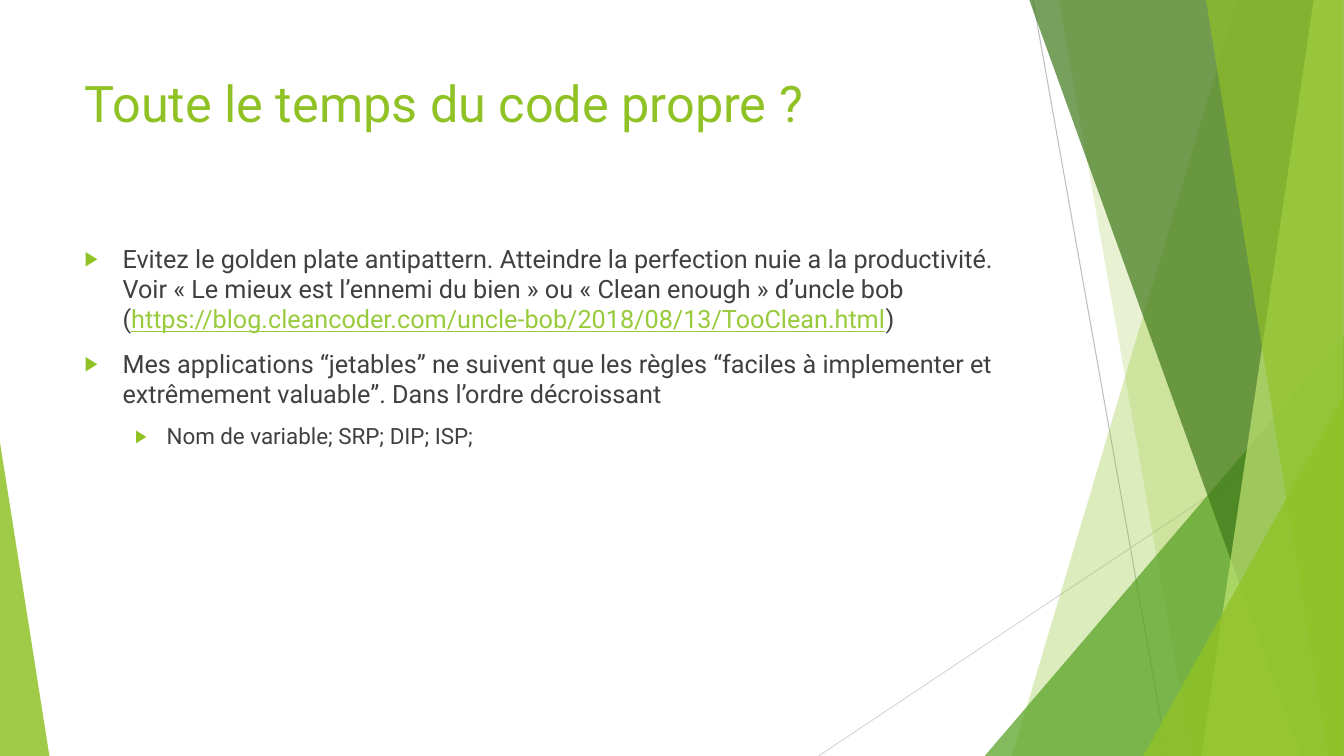
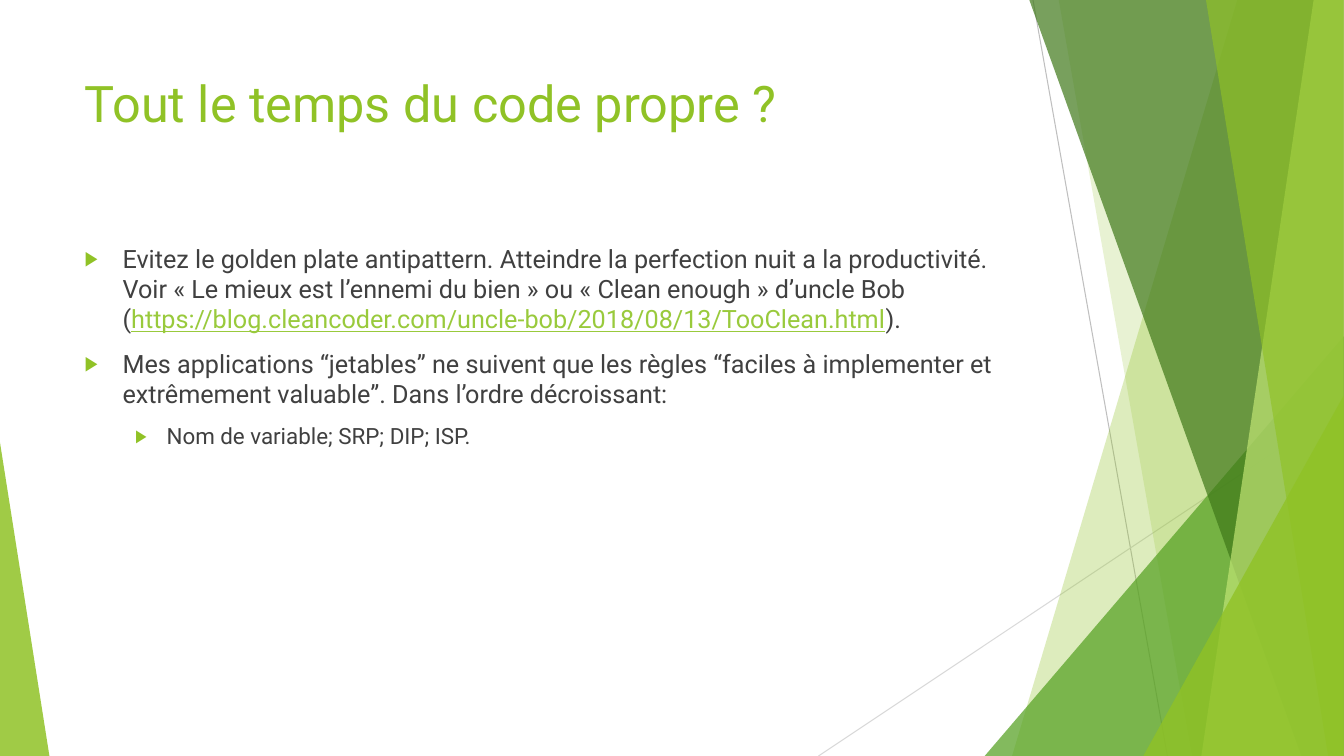
Before and after one commit to worming004/SimpleIsNotEasy, a slide deck: slide 26 of PPT/Easy != Simple.pptx. Drawn at 1344x756 pixels with LibreOffice and Linux fonts; fonts in the diff are those of the drawing. Boxes give left, top, right and bottom in pixels: in the first picture for what was removed or moved away, otherwise in the second. Text is boxed around its words. In the diff, an @@ line names an element or a change of style, - is before the commit and + after.

```diff
--- a/PPT/Easy != Simple.pptx
+++ b/PPT/Easy != Simple.pptx
@@ title at (x1=85, y1=84, x2=740, y2=133): text changed @@
-Toute le temps du code propre ?
+Tout le temps du code propre ?
@@ text at (x1=123, y1=249, x2=992, y2=447): text changed @@
-▶ Evitez le golden plate antipattern. Atteindre la perfection nuie a la productivité. Voir « Le mieux est l’ennemi du bien » ou « Clean enough » d’uncle bob (https://blog.cleancoder.com/uncle-bob/2018/08/13/TooClean.html)
-▶ Mes applications “jetables” ne suivent que les règles “faciles à implementer et extrêmement valuable”. Dans l’ordre décroissant
-  ▶ Nom de variable; SRP; DIP; ISP;
+▶ Evitez le golden plate antipattern. Atteindre la perfection nuit a la productivité. Voir « Le mieux est l’ennemi du bien » ou « Clean enough » d’uncle Bob (https://blog.cleancoder.com/uncle-bob/2018/08/13/TooClean.html).
+▶ Mes applications “jetables” ne suivent que les règles “faciles à implementer et extrêmement valuable”. Dans l’ordre décroissant:
+  ▶ Nom de variable; SRP; DIP; ISP.
```
Also in this commit, not shown: 16 other slides changed.
